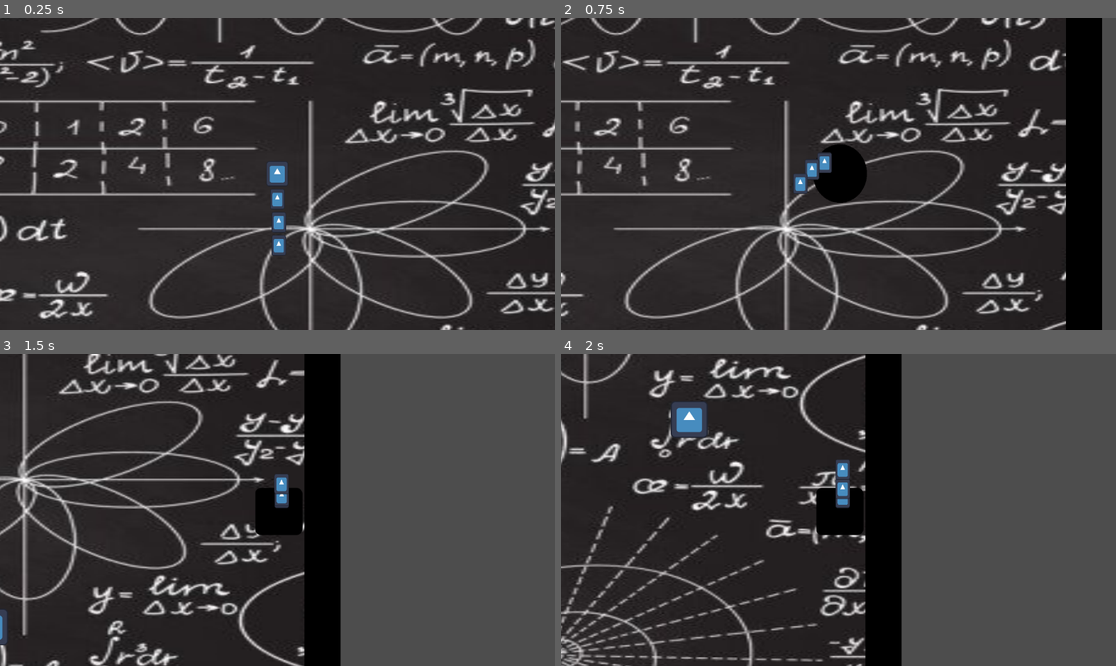
Above: before the commit, frames 1-4 (two rows, left to right).
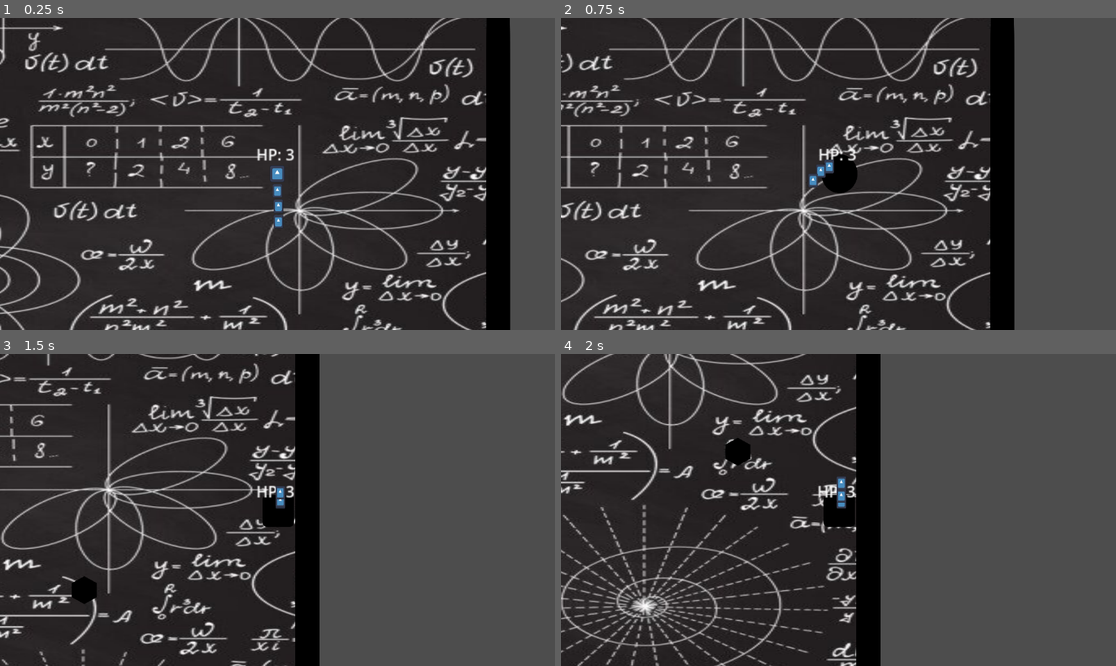
Above: after the commit, the same moments.

Repository: Agustin-GD/Prototipo-diseno-ludico
Game: Godot game, scene res://Mapa/Mapa.tscn
Two runs of this game, one before a commit and one after it. Both use one fixed random seed, a clock stepped at 60 frames per second and the inputs below. The engine's default icon, where the game draws it, is replaced by a stand-in: a white triangle on a blue panel in a dark square.
Inputs:
- Up to frame 1 (0.25 s): no input
- Up to frame 2 (0.75 s): tap Enter at 0.5 s; hold Right (ui_right) from 0.53 s (still down); tap 3 (Circulo) at 0.6 s
- Up to frame 3 (1.5 s): release Right (ui_right) at 1.28 s; hold Down (ui_down) from 1.28 s (still down); tap 2 (Cuadrado) at 1.35 s
- Up to frame 4 (2 s): keep holding Down (ui_down)

The runs differ from the first frame. In frame 1, 37% of the frame differs, in the area x 0-100%, y 0-100%; in frame 2, 42%, in the area x 0-98%, y 0-100%; in frame 3, 22%; in frame 4, 22%.

Commit message:
Added Hitbox

Diff:
--- a/Enemigo/Hexagono/hexagono.tscn
+++ b/Enemigo/Hexagono/hexagono.tscn
@@ -1,10 +1,7 @@
-[gd_scene load_steps=4 format=3 uid="uid://bxlcyuscdqa3w"]
+[gd_scene load_steps=3 format=3 uid="uid://bxlcyuscdqa3w"]
 
 [ext_resource type="Script" path="res://Enemigo/Hexagono/hexagono.gd" id="1_dvl7c"]
-[ext_resource type="Texture2D" uid="uid://t3xmtb8kc63q" path="res://icon.svg" id="2_ng1tf"]
-
-[sub_resource type="RectangleShape2D" id="RectangleShape2D_gxtyc"]
-size = Vector2(117, 120)
+[ext_resource type="Texture2D" uid="uid://bgwq624xx6iem" path="res://assets/enemigos/Hexagono_negro.png" id="2_i3vv4"]
 
 [node name="Enemy" type="CharacterBody2D" groups=["Enemigo"]]
 scale = Vector2(0.2, 0.2)
@@ -12,9 +9,8 @@
 script = ExtResource("1_dvl7c")
 
 [node name="Sprite2D" type="Sprite2D" parent="."]
-position = Vector2(2.5, 3.5)
-texture = ExtResource("2_ng1tf")
+position = Vector2(2.38419e-07, 4.76837e-07)
+texture = ExtResource("2_i3vv4")
 
-[node name="CollisionShape2D" type="CollisionShape2D" parent="."]
-position = Vector2(2.5, 2)
-shape = SubResource("RectangleShape2D_gxtyc")
+[node name="CollisionPolygon2D" type="CollisionPolygon2D" parent="."]
+polygon = PackedVector2Array(-5, 85, 60, 50, 60, -20, -5, -60, -70, -20, -70, 50)
--- a/Personaje/Partes/Parte.tscn
+++ b/Personaje/Partes/Parte.tscn
@@ -4,7 +4,7 @@
 [ext_resource type="Script" path="res://Personaje/Partes/Parte.gd" id="1_pqbrv"]
 
 [sub_resource type="RectangleShape2D" id="RectangleShape2D_g1wmm"]
-size = Vector2(10.2123, 14.1841)
+size = Vector2(10, 13)
 
 [node name="Cuello" type="CharacterBody2D"]
 disable_mode = 2
@@ -13,8 +13,7 @@
 script = ExtResource("1_pqbrv")
 
 [node name="CollisionShape2D" type="CollisionShape2D" parent="."]
-position = Vector2(2.81847, -8.62545)
-scale = Vector2(1, 1)
+position = Vector2(3, -8.5)
 shape = SubResource("RectangleShape2D_g1wmm")
 
 [node name="Sprite2D" type="Sprite2D" parent="."]
--- a/Personaje/Personaje.gd
+++ b/Personaje/Personaje.gd
@@ -1,12 +1,16 @@
 extends CharacterBody2D
 
 class_name PlayerCharacter
+@onready var health = $Health
 
 const SPEED = 300.0
 const JUMP_VELOCITY = -400.0
 var InMovement = false
-# Get the gravity from the project settings to be synced with RigidBody nodes.
 var gravity = ProjectSettings.get_setting("physics/2d/default_gravity")
+var vidas = 3
+
+func _ready():
+	$Health.text = str("HP: ") + str(vidas)
 
 func _physics_process(delta):
 
@@ -65,3 +69,9 @@
 		$Serpi.set_visible(false)
 
 	move_and_slide()
+
+func _on_area_2d_body_entered(body):
+	$Health.text = str("HP: ") + str(vidas)
+	vidas -= 1
+	if vidas < 1:
+		get_tree().quit()
--- a/Personaje/Personaje.tscn
+++ b/Personaje/Personaje.tscn
@@ -1,9 +1,12 @@
-[gd_scene load_steps=8 format=3 uid="uid://ca7se7aavs313"]
+[gd_scene load_steps=9 format=3 uid="uid://ca7se7aavs313"]
 
 [ext_resource type="Script" path="res://Personaje/Personaje.gd" id="1_0mwpt"]
 [ext_resource type="Texture2D" uid="uid://t3xmtb8kc63q" path="res://icon.svg" id="1_888dg"]
 [ext_resource type="Texture2D" uid="uid://bw17k6e1rphgs" path="res://assets/enemigos/Circulo_negro.png" id="3_642wa"]
 [ext_resource type="Texture2D" uid="uid://cqo3flekao8ah" path="res://assets/enemigos/Triangulo_negro.png" id="3_pojlg"]
+
+[sub_resource type="RectangleShape2D" id="RectangleShape2D_orxsr"]
+size = Vector2(44, 42)
 
 [sub_resource type="RectangleShape2D" id="RectangleShape2D_snv61"]
 size = Vector2(15, 16)
@@ -12,11 +15,19 @@
 radius = 19.0263
 
 [sub_resource type="RectangleShape2D" id="RectangleShape2D_b8tbv"]
-size = Vector2(15, 17.25)
+size = Vector2(14.5, 16.625)
 
 [node name="Personaje" type="CharacterBody2D" groups=["Player"]]
 collision_mask = 2
 script = ExtResource("1_0mwpt")
+
+[node name="Area2D" type="Area2D" parent="."]
+collision_layer = 29
+collision_mask = 2
+
+[node name="CollisionShape2D" type="CollisionShape2D" parent="Area2D"]
+position = Vector2(-1, 0)
+shape = SubResource("RectangleShape2D_orxsr")
 
 [node name="Cuadrado" type="CollisionShape2D" parent="."]
 visible = false
@@ -48,14 +59,24 @@
 texture = ExtResource("3_pojlg")
 
 [node name="Serpi" type="CollisionShape2D" parent="."]
+position = Vector2(-0.25, -0.3125)
 shape = SubResource("RectangleShape2D_b8tbv")
 
 [node name="Sprite2D" type="Sprite2D" parent="Serpi"]
-position = Vector2(-0.125, -0.124999)
 scale = Vector2(0.119141, 0.136719)
 texture = ExtResource("1_888dg")
 
 [node name="Camera2D" type="Camera2D" parent="."]
-zoom = Vector2(3, 3)
+zoom = Vector2(2, 2)
 position_smoothing_enabled = true
 position_smoothing_speed = 50.0
+
+[node name="Health" type="Label" parent="."]
+offset_left = -22.0
+offset_top = -32.0
+offset_right = 25.0
+offset_bottom = -9.0
+text = "HP:"
+autowrap_mode = 2
+
+[connection signal="body_entered" from="Area2D" to="." method="_on_area_2d_body_entered"]
Binary file added: assets/enemigos/Hexagono_negro.png
Not shown, added: assets/enemigos/Hexagono_negro.png.import
